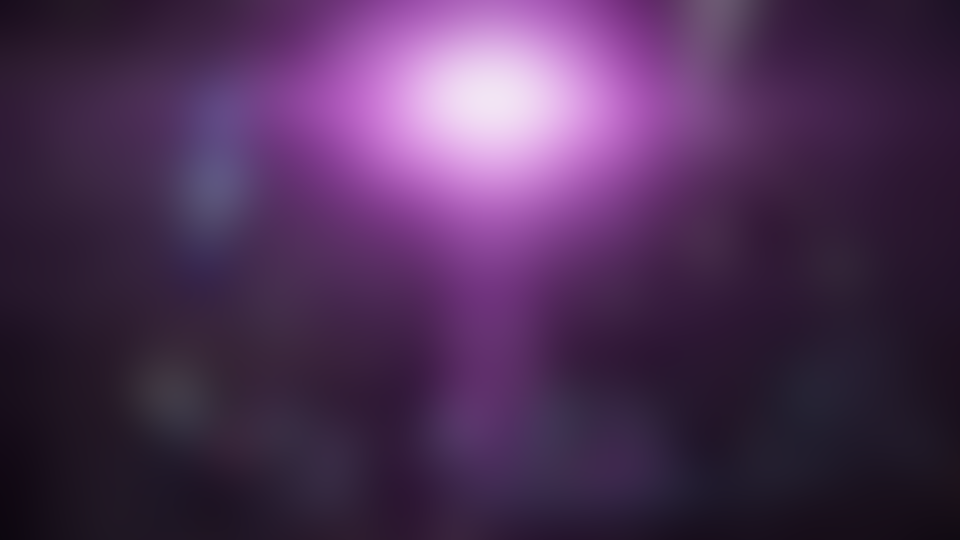
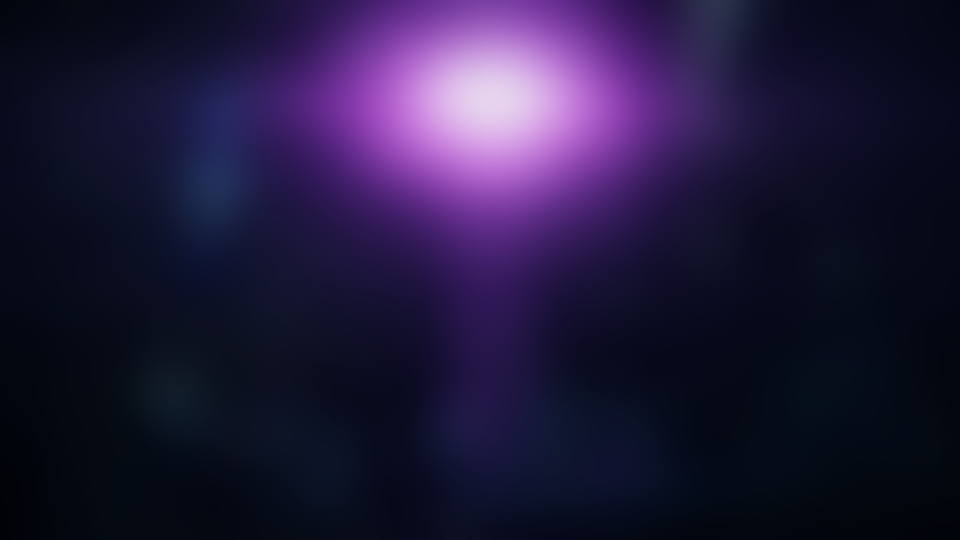
Layered file, before and after one edit (960 x 540). Changes by layer:
added layer "#002b36" (soft light) above "Blur" over 0, 0, 960, 540
